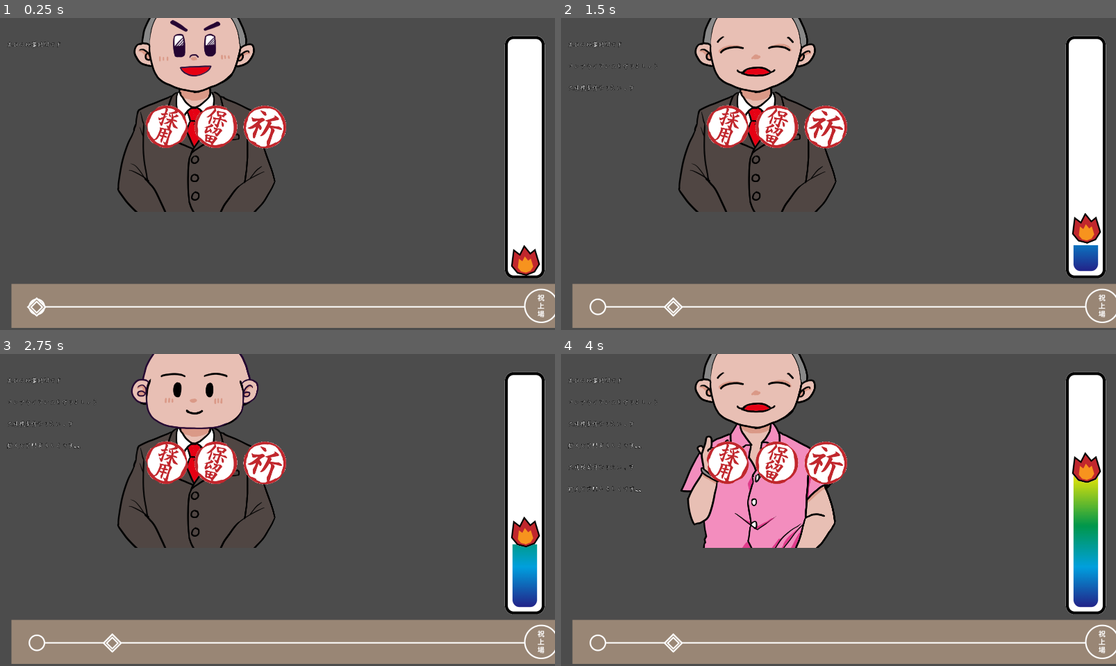
Above: before the commit, frames 1-4 (two rows, left to right).
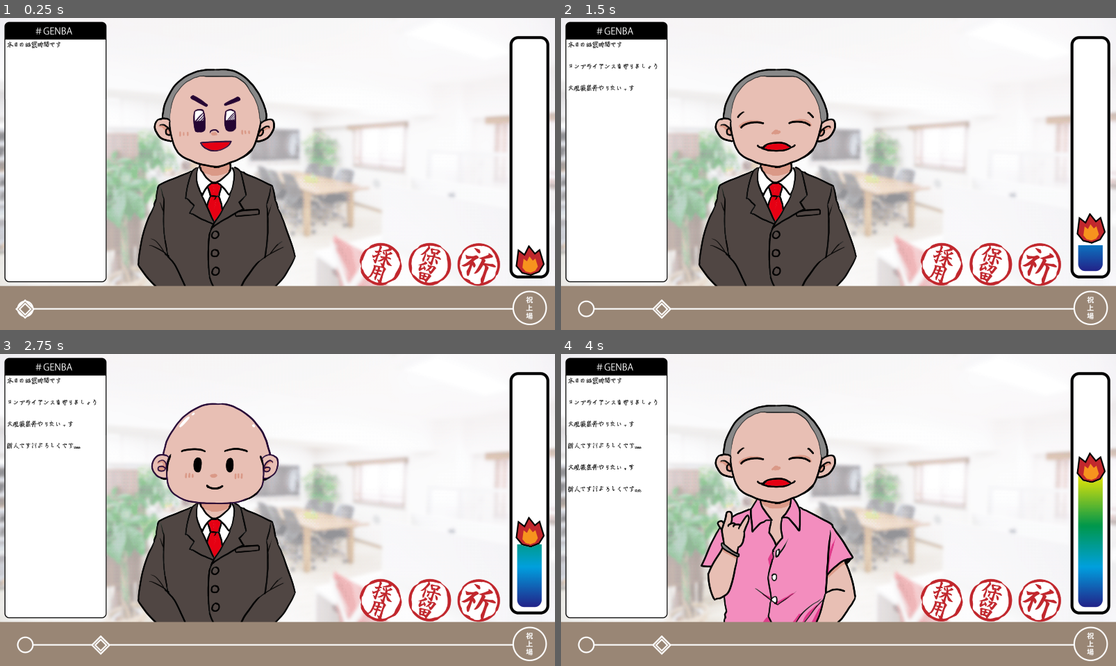
Above: after the commit, the same moments.

Repository: manzyun/PrayForApply
Game: Godot game, scene res://scenes/main.tscn
The game is run twice, just before and just after one commit, with the same random seed, the same clock (stepped at 60 frames per second) and the same inputs. This scene is started directly instead of the project's main scene.
Inputs (mouse positions are in pixels of both pictures, inside the frame that each line leads up to; where the layout moved, square brackets give the same spot in the first picture):
- Up to frame 1 (0.25 s): no input
- Up to frame 2 (1.5 s): click (943, 264) [727, 127] at 0.5 s; click (988, 264) [777, 127] at 1.25 s
- Up to frame 3 (2.75 s): click (477, 600) [266, 463] at 2 s
- Up to frame 4 (4 s): click (943, 600) [727, 463] at 2.75 s; click (988, 600) [777, 463] at 3.5 s

The runs differ from the first frame. In frame 1, 77% of the frame differs, in the area x 0-100%, y 0-100%; in frame 2, 77%; in frame 3, 77%; in frame 4, 83%.

Commit message:
fix window

Diff:
--- a/scenes/main.tscn
+++ b/scenes/main.tscn
@@ -56,7 +56,6 @@
 script = ExtResource( 1 )
 
 [node name="Texture" type="Control" parent="."]
-visible = false
 margin_right = 40.0
 margin_bottom = 40.0
 __meta__ = {
@@ -66,6 +65,7 @@
 [node name="bg" type="TextureRect" parent="Texture"]
 margin_right = 1920.0
 margin_bottom = 1080.0
+rect_scale = Vector2( 1, 1.00378 )
 texture = ExtResource( 5 )
 
 [node name="#GENBA_flame" type="TextureRect" parent="Texture"]
@@ -74,23 +74,15 @@
 texture = ExtResource( 3 )
 
 [node name="main_HUD" parent="." instance=ExtResource( 2 )]
-offset = Vector2( 500, 300 )
-transform = Transform2D( 1, 0, 0, 1, 500, 300 )
 
 [node name="FlameProgress" parent="main_HUD" instance=ExtResource( 28 )]
-margin_left = -692.0
-margin_top = -244.0
-margin_right = -519.0
-margin_bottom = -464.0
+margin_top = 56.0
+margin_bottom = -164.0
 
 [node name="ListedProgress" parent="main_HUD" instance=ExtResource( 29 )]
-margin_left = -460.0
-margin_top = -460.0
-margin_right = -460.0
-margin_bottom = -307.0
 
 [node name="Applyer" type="Node2D" parent="."]
-position = Vector2( 680, 240 )
+position = Vector2( 750, 500 )
 scale = Vector2( 0.8, 0.8 )
 script = ExtResource( 13 )
 __meta__ = {
@@ -123,6 +115,7 @@
 [node name="Label" type="Label" parent="#GENBA/ScrollContainer/VBoxContainer"]
 margin_bottom = 22.0
 custom_fonts/font = SubResource( 3 )
+
 [connection signal="generate_applyer_graphics" from="." to="Applyer" method="_generate_applyer_graphics"]
 [connection signal="play_or_apply_rating" from="." to="main_HUD" method="_calc_score"]
 [connection signal="apply" from="main_HUD" to="." method="_game_controller"]
--- a/scenes/main_HUD.tscn
+++ b/scenes/main_HUD.tscn
@@ -9,24 +9,28 @@
 script = ExtResource( 1 )
 
 [node name="apply" type="TextureButton" parent="."]
-margin_right = 152.0
-margin_bottom = 152.0
+margin_left = 1240.0
+margin_top = 776.0
+margin_right = 1392.0
+margin_bottom = 928.0
 texture_normal = ExtResource( 4 )
 
 [node name="stay" type="TextureButton" parent="."]
-margin_left = 170.0
-margin_right = 322.0
-margin_bottom = 152.0
+margin_left = 1410.0
+margin_top = 776.0
+margin_right = 1562.0
+margin_bottom = 928.0
 rect_pivot_offset = Vector2( -1238, 52 )
 texture_normal = ExtResource( 3 )
 
 [node name="pray" type="TextureButton" parent="."]
-margin_left = 340.0
-margin_top = 1.0
-margin_right = 492.0
-margin_bottom = 153.0
+margin_left = 1580.0
+margin_top = 777.0
+margin_right = 1732.0
+margin_bottom = 929.0
 rect_pivot_offset = Vector2( -1238, 52 )
 texture_normal = ExtResource( 5 )
+
 [connection signal="pressed" from="apply" to="." method="_on_apply_pressed"]
 [connection signal="pressed" from="stay" to="." method="_on_stay_pressed"]
 [connection signal="pressed" from="pray" to="." method="_on_pray_pressed"]
--- a/scripts/main_HUD.gd
+++ b/scripts/main_HUD.gd
@@ -9,52 +9,52 @@
 signal pray     # 状態2
 
 func _ready():
-    update_flame_progress(0)
-    update_listed_progress(0)
-    pass
+	update_flame_progress(0)
+	update_listed_progress(0)
+	pass
 
 func _process(delta):
-    pass
+	pass
 
 func _calc_score(score):
-    var rng = RandomNumberGenerator.new()
-    rng.randomize()
+	var rng = RandomNumberGenerator.new()
+	rng.randomize()
 
-    if (score == 0):
-        update_listed_progress(15)
-    elif (score == 1):
-        update_flame_progress(15)
-    else:
-        update_flame_progress(rng.randi_range(-30, 30))
-        update_listed_progress(rng.randi_range(-30, 30))
-    pass
+	if (score == 0):
+		update_listed_progress(15)
+	if (score == 1):
+		update_flame_progress(15)
+	if(score == 2):
+		update_flame_progress(rng.randi_range(-30, 30))
+		update_listed_progress(rng.randi_range(-30, 30))
+	pass
 
 func init_flame_progress(flame_point):
-    $FlameProgress.value = flame_point
+	$FlameProgress.value = flame_point
 
 func init_listed_progress(listed_point):
-    $ListedProgress.value = listed_point
+	$ListedProgress.value = listed_point
 
 func update_flame_progress(flame_point):
-    $FlameProgress.value += flame_point
+	$FlameProgress.value += flame_point
 
 func update_listed_progress(listed_point):
-    $ListedProgress.value += listed_point
+	$ListedProgress.value += listed_point
 
 func _on_apply_pressed():
-    emit_signal("generate_applyer_status")
-    emit_signal("posting_start")
-    emit_signal("apply", 0)
-    pass
+	emit_signal("generate_applyer_status")
+	emit_signal("posting_start")
+	emit_signal("apply", 0)
+	pass
 
 func _on_pray_pressed():
-    emit_signal("generate_applyer_status")
-    emit_signal("posting_start")
-    emit_signal("pray", 1)
-    pass
+	emit_signal("generate_applyer_status")
+	emit_signal("posting_start")
+	emit_signal("pray", 1)
+	pass
 
 func _on_stay_pressed():
-    emit_signal("generate_applyer_status")
-    emit_signal("posting_start")
-    emit_signal("stay", 2)
-    pass
+	emit_signal("generate_applyer_status")
+	emit_signal("posting_start")
+	emit_signal("stay", 2)
+	pass
Not shown, changed: textures/flame_gauge_icon.png.import
Not shown, changed: textures/flame_gauge_progress.png.import
Not shown, changed: textures/flame_gauge_under.png.import
Not shown, changed: textures/listed.png.import
Not shown, changed: textures/listed_gauge.png.import
